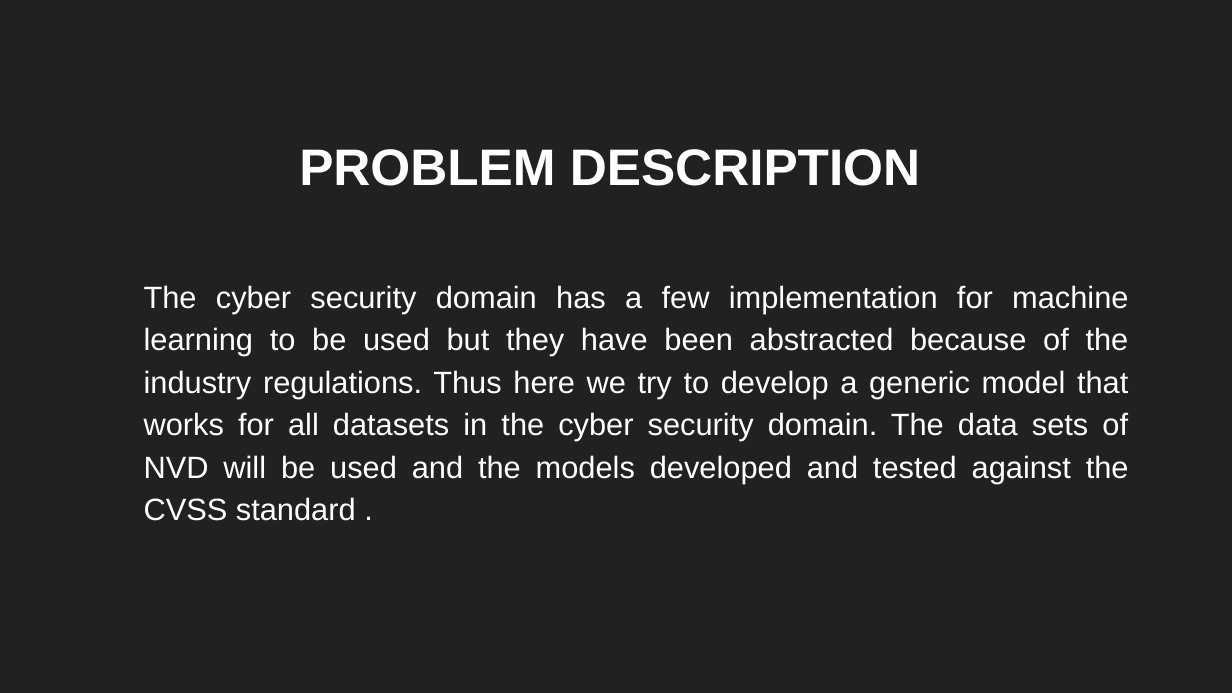
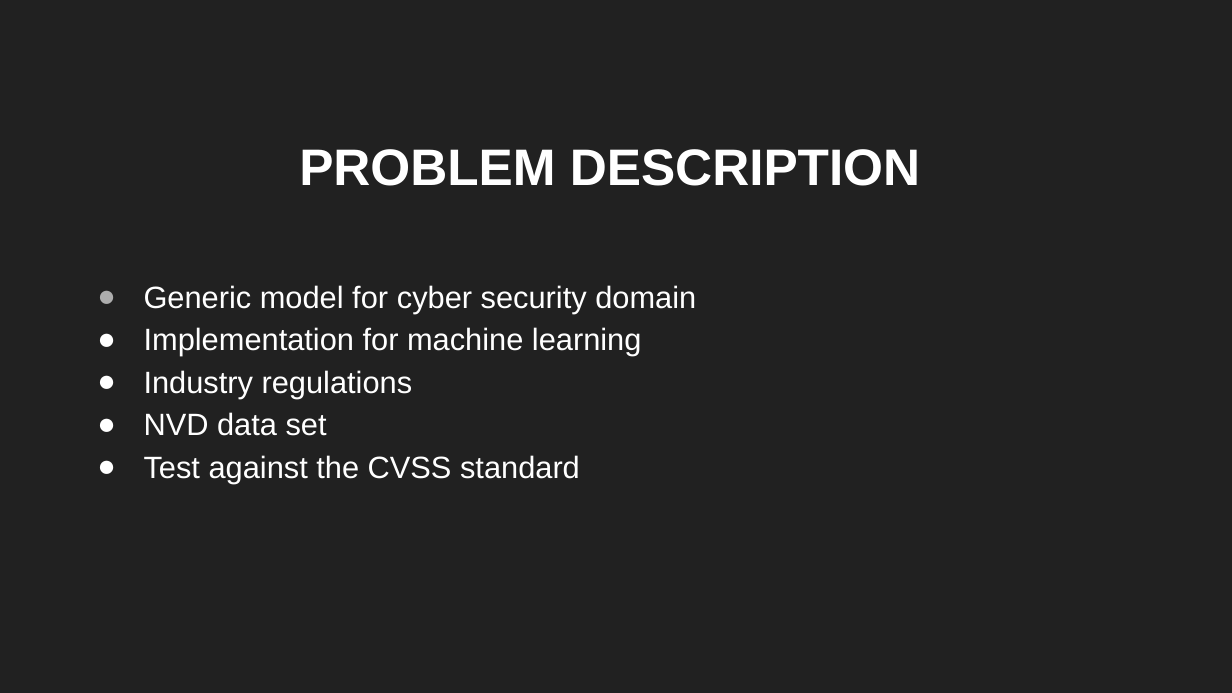
Before and after one commit to sbenstewart/cip-lab, a slide deck: slide 5 of mail these/presentation.pptx. Drawn at 1232x693 pixels with LibreOffice and Linux fonts; fonts in the diff are those of the drawing. Boxes give left, top, right and bottom in pixels: in the first picture for what was removed or moved away, otherwise in the second. Text is boxed around its words. In the diff, an @@ line names an element or a change of style, - is before the commit and + after.

```diff
--- a/mail these/presentation.pptx
+++ b/mail these/presentation.pptx
@@ subtitle at [144,285,696,483]: text changed @@
-The cyber security domain has a few implementation for machine learning to be used but they have been abstracted because of the industry regulations. Thus here we try to develop a generic model that works for all datasets in the cyber security domain. The data sets of NVD will be used and the models developed and tested against the CVSS standard .
+● Generic model for cyber security domain
+● Implementation for machine learning
+● Industry regulations
+● NVD data set
+● Test against the CVSS standard
```
Also in this commit, not shown: 9 other slides changed, 5 slides added, 1 slide removed, 2 other files.
